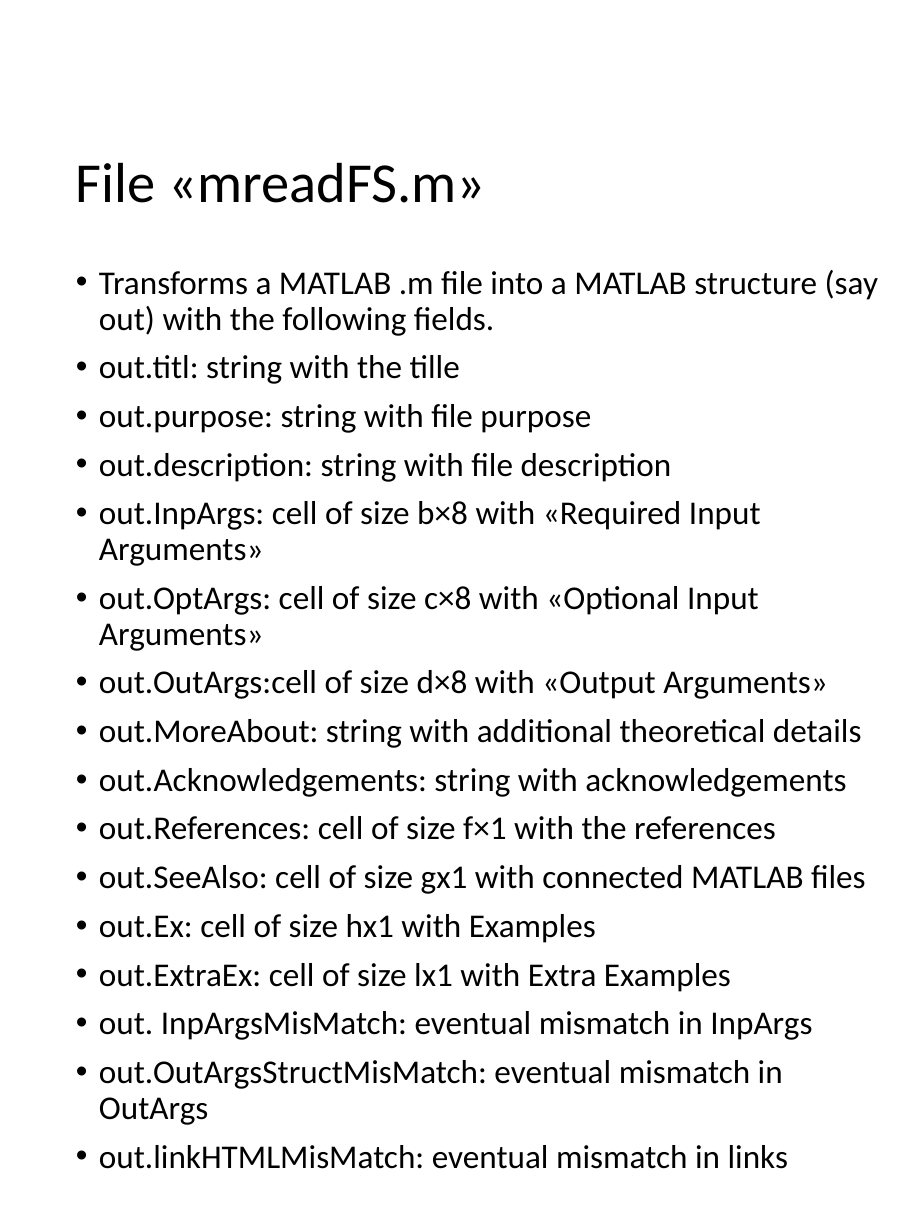
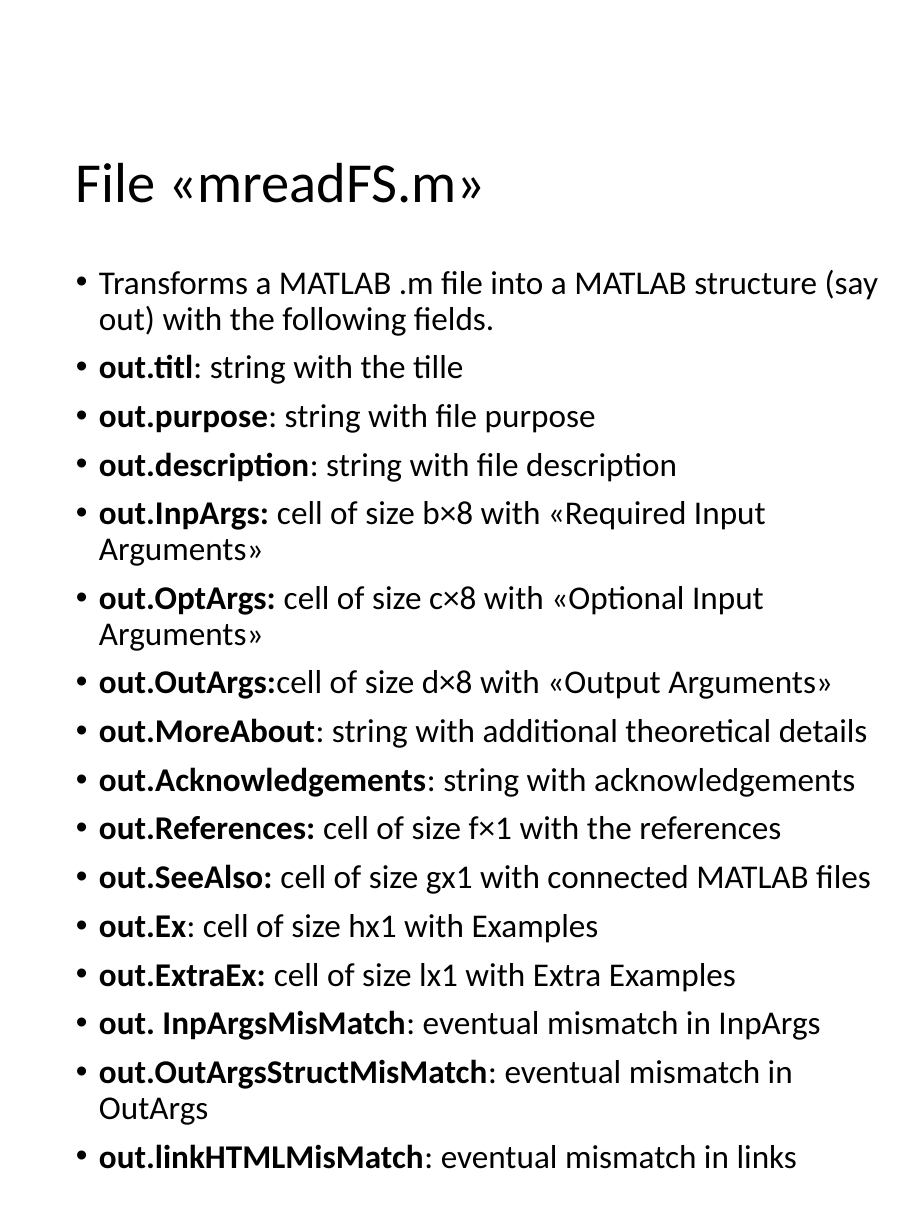
Before and after one commit to kvcorb/FSDA, a slide deck: slide 9 of utilities_help/FlowChart.pptx (slide 2 before the commit). Drawn at 924x1232 pixels with LibreOffice and Linux fonts; fonts in the diff are those of the drawing. Boxes give left, top, right and bottom in pixels: in the first picture for what was removed or moved away, otherwise in the second. Text is boxed around its words. In the diff, an @@ line names an element or a change of style, - is before the commit and + after.

```diff
--- a/utilities_help/FlowChart.pptx
+++ b/utilities_help/FlowChart.pptx
@@ text at [99,354,871,1169]: bold on in "out.titl:", "out.purpose:", "out.description:", "out.InpArgs:" and 11 more places @@
```
Also in this commit, not shown: 1 other slide changed, 23 slides added, 5 other files.
